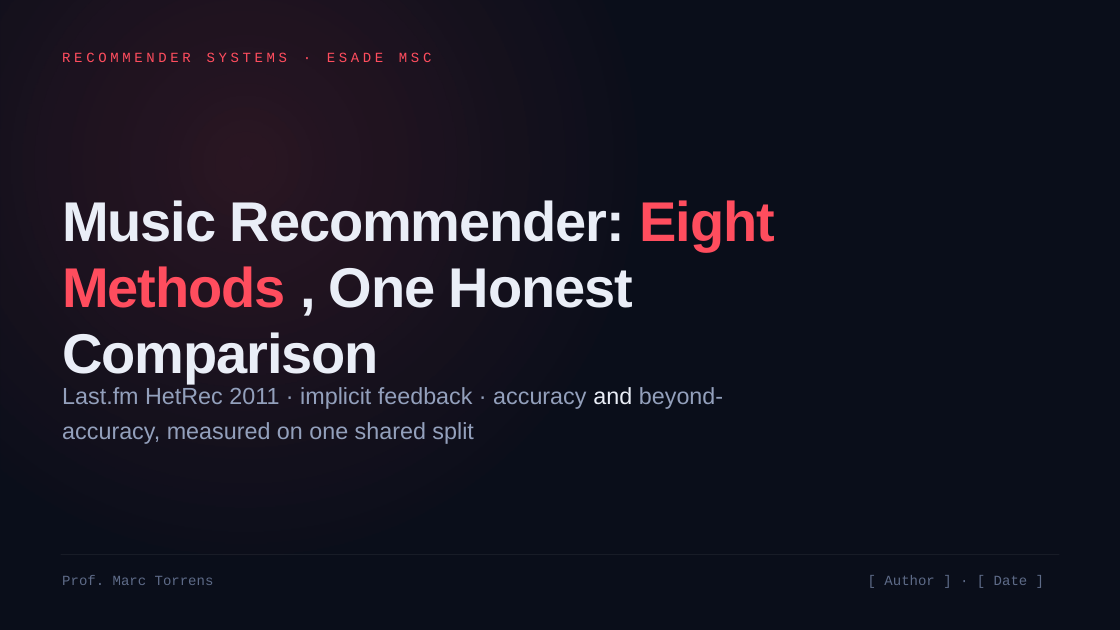
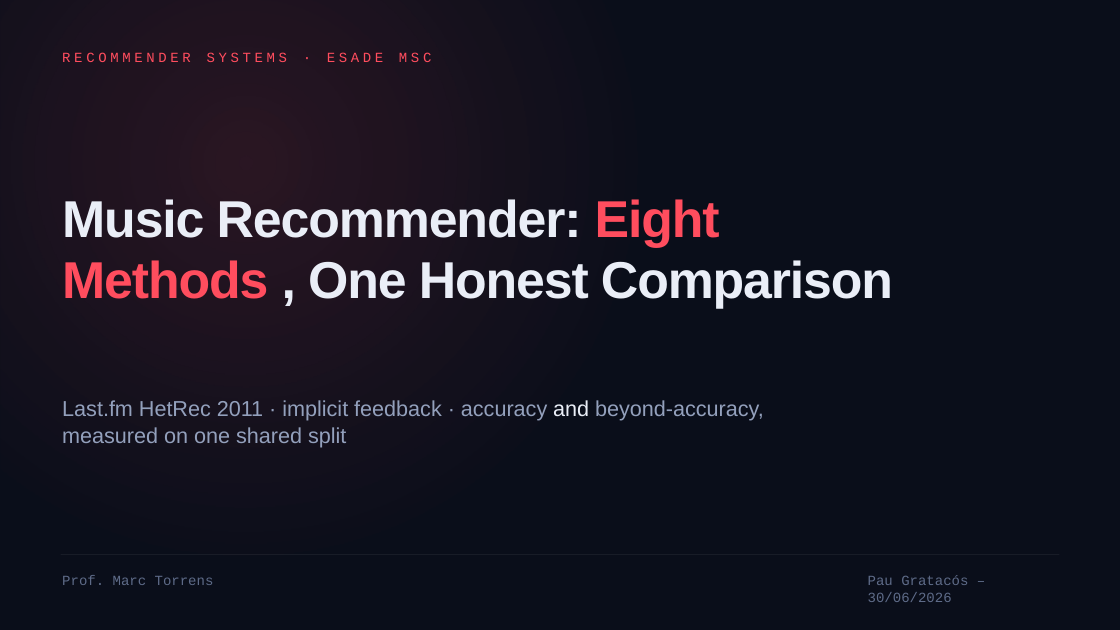
Before and after one commit to paugratacosfuste/recommender-systems-lastfm, a slide deck: slide 1 of docs/Music_Recommender_Slide_Deck.pptx. Drawn at 1120x630 pixels with LibreOffice and Linux fonts; fonts in the diff are those of the drawing. Boxes give left, top, right and bottom in pixels: in the first picture for what was removed or moved away, otherwise in the second. Text is boxed around its words. In the diff, an @@ line names an element or a change of style, - is before the commit and + after.

Commit message:
docs: deck title - fill author and date (Pau Gratacos, 30/06/2026)

```diff
--- a/docs/Music_Recommender_Slide_Deck.pptx
+++ b/docs/Music_Recommender_Slide_Deck.pptx
@@ text "Music Recommender: Eight Methods , ..." at [62, 199, 893, 309]: size 72 to 66.6 pt @@
@@ text "Last.fm HetRec 2011 · implicit ...": place and size @@
-text "Last.fm HetRec 2011 · implicit ..." at [62, 387, 723, 444]
+text "Last.fm HetRec 2011 · implicit ..." at [62, 400, 764, 448]
@@ text "Last.fm HetRec 2011 · implicit ..." at [62, 400, 764, 448]: size 30 to 27.8 pt; line spacing 1.25 to 1.05 @@
@@ text at [868, 575, 968, 602]: text changed @@
-[ Author ] · [ Date ]
+Pau Gratacós – 30/06/2026
```
Also in this commit, not shown: 17 other slides changed.
